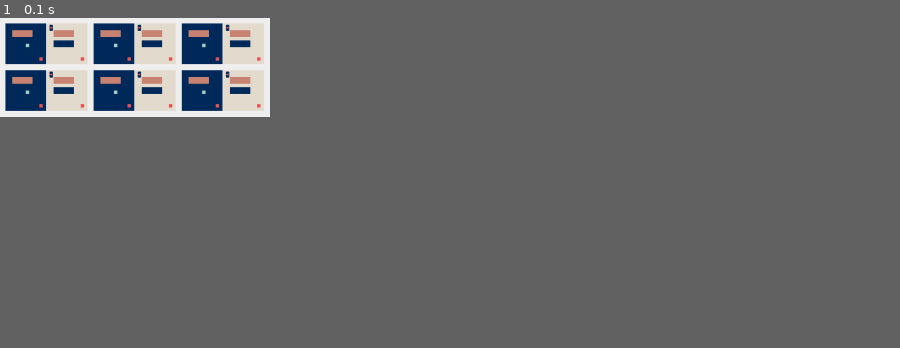
Above: before the commit, frame 1.
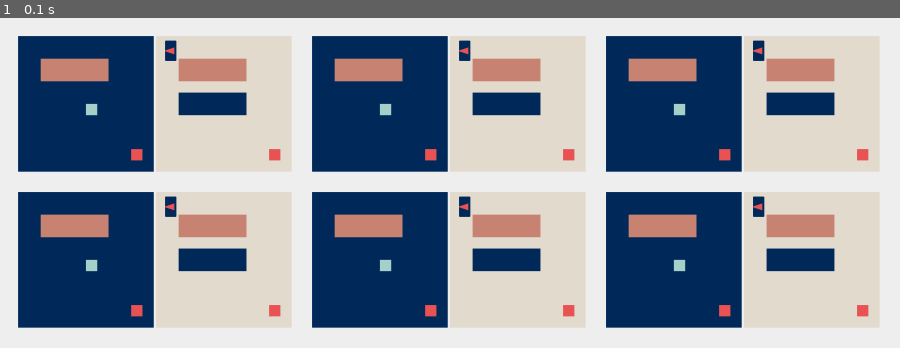
Above: after the commit, the same moment.

Repository: leggedrobotics/terra
Game: pygame game, started from viz_pygame/main.py
The game is run twice, just before and just after one commit, with the same random seed, the same clock (stepped at 60 frames per second) and the same inputs.
Inputs:
- Up to frame 1 (0.1 s): no input
In our replay, the window is 270x99 before the commit and 900x330 after it. These sizes can differ from the game's own. Grey fills any space a smaller window leaves; there, only what the larger window draws over its background counts as a difference.

The runs differ from the first frame. In frame 1, 64% of the frame differs, in the area x 0-100%, y 0-100%.

Commit message:
pygame running somewhat buggy + Bugfix reset curriculum

Diff:
--- a/terra/curriculum.py
+++ b/terra/curriculum.py
@@ -77,5 +77,23 @@
         timestep = timestep._replace(env_cfg=env_cfg)
         return timestep
 
+    def _reset_single_cfg(self, env_cfg):
+        max_steps_in_episode = self.max_steps_in_episode_per_level[0]
+        apply_trench_rewards = self.apply_trench_rewards_per_level[0]
+
+        rewards_list = [Rewards.dense, Rewards.sparse]
+        reward_type = self.reward_type_per_level[0]
+        rewards = jax.lax.switch(reward_type, rewards_list)
+
+        env_cfg = env_cfg._replace(
+            rewards=rewards,
+            apply_trench_rewards=apply_trench_rewards,
+            max_steps_in_episode=max_steps_in_episode,
+        )
+        return env_cfg
+
     def update_cfgs(self, timesteps):
         return jax.vmap(self._update_single_cfg)(timesteps)
+
+    def reset_cfgs(self, env_cfgs):
+        return jax.vmap(self._reset_single_cfg)(env_cfgs)
--- a/terra/env.py
+++ b/terra/env.py
@@ -385,6 +385,7 @@
     @partial(jax.jit, static_argnums=(0,))
     def reset(self, env_cfgs: EnvConfig, rng_key: jax.random.PRNGKey) -> State:
         target_maps, padding_masks, trench_axes, trench_type, dumpability_mask_init, new_rng_key = self._get_map_init(rng_key, env_cfgs)
+        env_cfgs = self.curriculum_manager.reset_cfgs(env_cfgs)
         timestep = jax.vmap(self.terra_env.reset)(
             rng_key, target_maps, padding_masks, trench_axes, trench_type, dumpability_mask_init, env_cfgs
         )
--- a/viz_pygame/game/settings.py
+++ b/viz_pygame/game/settings.py
@@ -1,4 +1,4 @@
-TILE_SIZE = 3
+TILE_SIZE = 10
 
 COLORS = {
     0: "#E4DCCF",
--- a/viz_pygame/main.py
+++ b/viz_pygame/main.py
@@ -1,8 +1,8 @@
 
 import pygame as pg
 import numpy as np
-from game.game import Game
-from game.settings import TILE_SIZE
+from viz_pygame.game.game import Game
+from viz_pygame.game.settings import TILE_SIZE
 
 
 def main():
--- /dev/null
+++ b/viz_pygame/main_manual.py
@@ -0,0 +1,109 @@
+import time
+import jax
+import jax.numpy as jnp
+import pygame as pg
+from pygame.locals import (
+    K_UP,
+    K_DOWN,
+    K_LEFT,
+    K_RIGHT,
+    K_a,
+    K_d,
+    K_e,
+    K_r,
+    K_i,
+    K_o,
+    K_k,
+    K_l,
+    K_SPACE,
+    KEYDOWN,
+    QUIT,
+)
+from terra.config import BatchConfig
+from terra.config import EnvConfig
+from terra.env import TerraEnvBatch
+
+
+def main():
+    batch_cfg = BatchConfig()
+    action_type = batch_cfg.action_type
+    n_envs_x = 1
+    n_envs_y = 1
+    n_envs = n_envs_x * n_envs_y
+    seed = 24
+    rng = jax.random.PRNGKey(seed)
+    env = TerraEnvBatch(rendering=True, display=True, rendering_engine="pygame", n_envs_x_rendering=n_envs_x, n_envs_y_rendering=n_envs_y)
+
+    print("Starting the environment...")
+    start_time = time.time()
+    env_cfgs = jax.vmap(lambda x: EnvConfig.new())(jnp.arange(n_envs))
+    rng, _rng = jax.random.split(rng)
+    _rng = _rng[None]
+    timestep = env.reset(env_cfgs, _rng)
+
+    rng, _rng = jax.random.split(rng)
+    _rng = _rng[None]
+
+    def repeat_action(action, n_times=n_envs):
+        return action_type.new(action.action[None].repeat(n_times, 0))
+
+    # Trigger the JIT compilation
+    timestep = env.step(
+        timestep,
+        repeat_action(action_type.do_nothing()),
+        _rng
+    )
+    end_time = time.time()
+    print(f"Environment started. Compilation time: {end_time - start_time} seconds.")
+
+    playing = True
+    while playing:
+        for event in pg.event.get():
+            if event.type == KEYDOWN:
+                action = None
+                if event.key == K_UP:
+                    action = action_type.forward()
+                elif event.key == K_DOWN:
+                    action = action_type.backward()
+                elif event.key == K_LEFT:
+                    action = action_type.anticlock()
+                elif event.key == K_RIGHT:
+                    action = action_type.clock()
+                elif event.key == K_a:
+                    action = action_type.cabin_anticlock()
+                elif event.key == K_d:
+                    action = action_type.cabin_clock()
+                elif event.key == K_e:
+                    action = action_type.extend_arm()
+                elif event.key == K_r:
+                    action = action_type.retract_arm()
+                elif event.key == K_o:
+                    action = action_type.clock_forward()
+                elif event.key == K_k:
+                    action = action_type.clock_backward()
+                elif event.key == K_i:
+                    action = action_type.anticlock_forward()
+                elif event.key == K_l:
+                    action = action_type.anticlock_backward()
+                elif event.key == K_SPACE:
+                    action = action_type.do()
+
+                if action is not None:
+                    print("Action: ", action)
+                    rng, _rng = jax.random.split(rng)
+                    _rng = _rng[None]
+                    timestep = env.step(
+                        timestep,
+                        repeat_action(action),
+                        _rng,
+                    )
+
+            elif event.type == QUIT:
+                playing = False
+
+        env.terra_env.render_obs_pygame(
+            timestep.observation,
+        )
+
+if __name__ == "__main__":
+    main()
